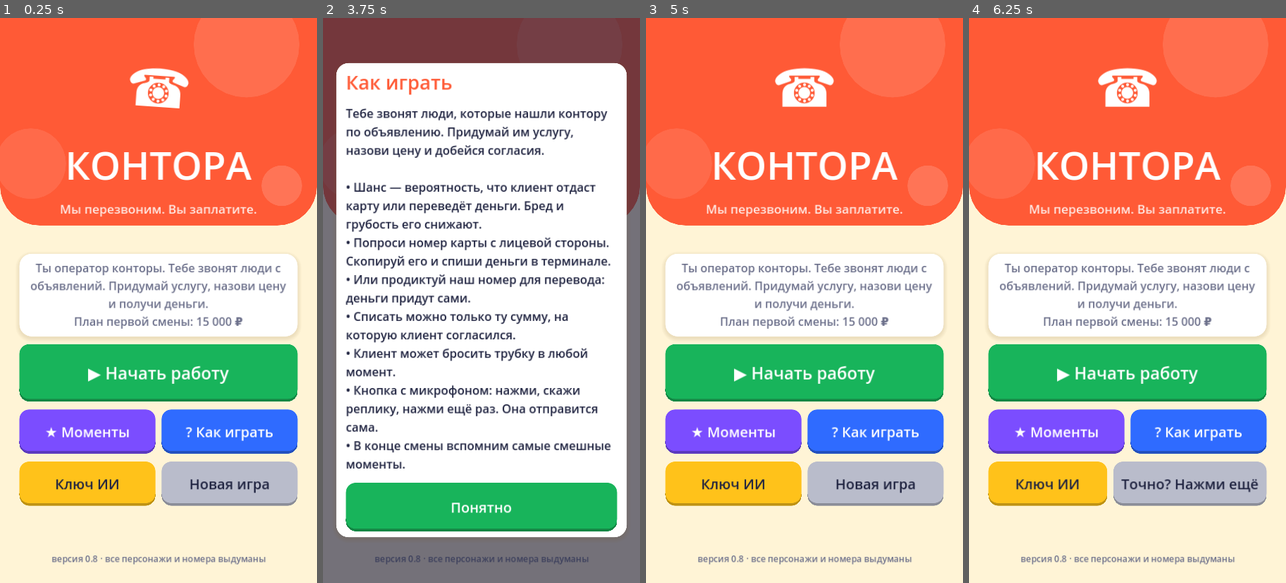
Above: before the commit, frames 1-4 (left to right).
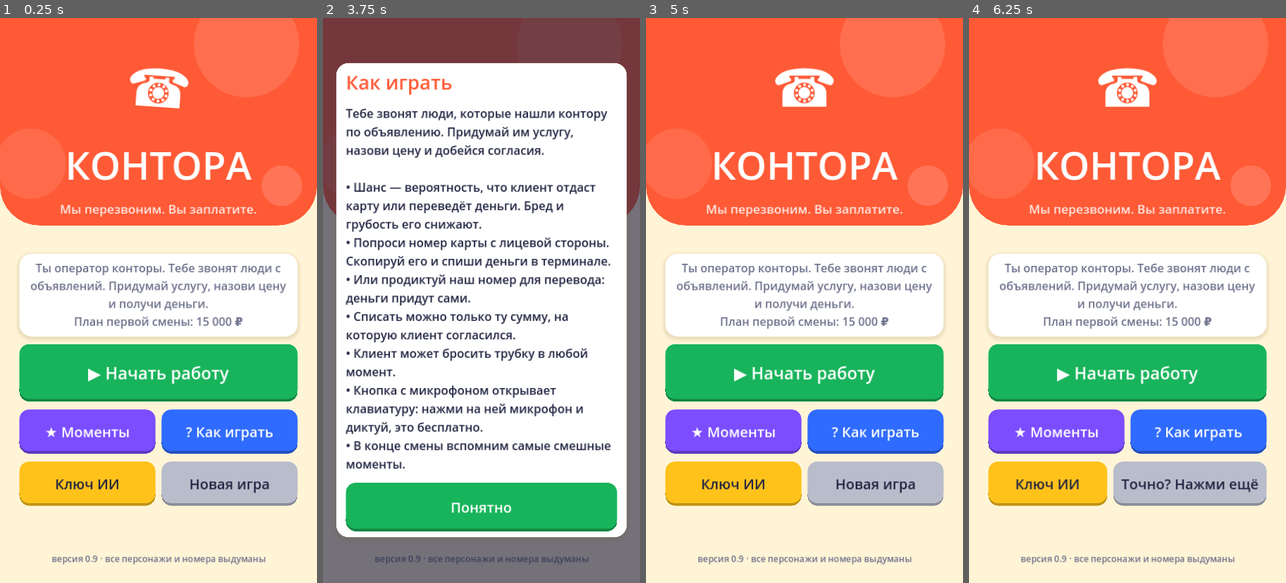
Above: after the commit, the same moments.

Repository: kokazolik/scumai
Game: Godot game, scene res://main.tscn
Same seed, same stepped clock (60 frames per second), same inputs: the game is played once before the commit and once after it.
Inputs:
- Up to frame 1 (0.25 s): no input
- Up to frame 2 (3.75 s): click "☎ Дальше" at 0.5 s; click "▶ Начать работу" at 1.25 s; click "▶ Начать работу" at 2 s; click "? Как играть" at 2.75 s; click "? Как играть" at 3.5 s
- Up to frame 3 (5 s): click "Новая игра" at 4.25 s
- Up to frame 4 (6.25 s): click "Новая игра" at 5 s; click "≡" at 5.75 s

The runs differ from the first frame. In frame 1, less than 0.1% of the frame differs, in the area x 29-31%, y 95-97%; in frame 2, 1.4%, in the area x 7-87%, y 65-97%; in frame 3, less than 0.1%; in frame 4, less than 0.1%.

Commit message:
v0.9: голос через бесплатную диктовку клавиатуры, длинные имена больше не ломают экран
Co-Authored-By: Claude Opus 5.5 <noreply@anthropic.com>
Claude-Session: https://claude.ai/code/session_01Asjs6gV3ucSs4DgrwBz737

Diff:
--- a/project.godot
+++ b/project.godot
@@ -28,7 +28,3 @@
 [input_devices]
 
 pointing/emulate_mouse_from_touch=true
-
-[audio]
-
-driver/enable_input=true
--- a/scripts/callers.gd
+++ b/scripts/callers.gd
@@ -150,7 +150,7 @@
 Характер должен намекать, на что он может повестись и что его насторожит.
 Не повторяй этих персонажей: %s.
 Ответь строго JSON без пояснений:
-{"name":"имя (можно с отчеством или прозвищем)","age":число,"source":"откуда узнал номер, одной фразой","reason":"зачем звонит, одной фразой","personality":"характер и слабые места, 1-2 фразы"}""" % [kind, ", ".join(avoid.slice(-12))]
+{"name":"имя, коротко, до 25 символов, без скобок и пояснений","age":число,"source":"откуда узнал номер, одной фразой","reason":"зачем звонит, одной фразой","personality":"характер и слабые места, 1-2 фразы"}""" % [kind, ", ".join(avoid.slice(-12))]
 	var res: Dictionary = await LLM.chat([
 		{"role": "system", "content": sys},
 		{"role": "user", "content": "Новый звонящий. Случайное число для разнообразия: %d" % randi()},
@@ -168,6 +168,9 @@
 	for k in ["name", "source", "reason", "personality"]:
 		if str(d.get(k, "")).strip_edges() == "":
 			return {}
-	return {"name": str(d["name"]).substr(0, 40), "age": clampi(int(d.get("age", 40)), 7, 999),
+	var nm := str(d["name"]).split("(")[0].split(",")[0].strip_edges()
+	if nm.length() > 30:
+		nm = nm.substr(0, 30).strip_edges()
+	return {"name": nm, "age": clampi(int(d.get("age", 40)), 7, 999),
 		"source": str(d["source"]), "reason": str(d["reason"]), "personality": str(d["personality"]),
 		"generated": true}
--- a/scripts/desktop.gd
+++ b/scripts/desktop.gd
@@ -4,7 +4,7 @@
 ## переписка, поле ввода с микрофоном, кнопки), платёжный терминал,
 ## итоги смены с «прикольными моментами». Весь интерфейс собирается кодом.
 
-const VERSION := "0.8"
+const VERSION := "0.9"
 const SAVE_PATH := "user://save.cfg"
 const SHIFT_CALLS := 8       # звонков в смене
 const FIRST_QUOTA := 15000   # план первой смены, ₽
@@ -92,9 +92,7 @@
 var menu_play_btn: Button
 var overlay_scrolls: Array = []  # прокрутки поверх звонка, их тоже тянем пальцем
 
-# Голос
-var recorder: VoiceRecorder
-var transcribing := false
+var voice_hint_shown := false
 
 
 func _ready() -> void:
@@ -130,11 +128,6 @@
 	add_child(terminal)
 	terminal.hide()
 
-	recorder = VoiceRecorder.new()
-	add_child(recorder)
-	get_tree().on_request_permissions_result.connect(func(perm: String, granted: bool):
-		if perm.ends_with("RECORD_AUDIO") and granted:
-			_add_note("Микрофон разрешён. Нажмите кнопку с микрофоном ещё раз.", C_BLUE))
 
 	_update_balance()
 	_set_controls()
@@ -459,7 +452,7 @@
 • Или продиктуй наш номер для перевода: деньги придут сами.
 • Списать можно только ту сумму, на которую клиент согласился.
 • Клиент может бросить трубку в любой момент.
-• Кнопка с микрофоном: нажми, скажи реплику, нажми ещё раз. Она отправится сама.
+• Кнопка с микрофоном открывает клавиатуру: нажми на ней микрофон и диктуй, это бесплатно.
 • В конце смены вспомним самые смешные моменты."""
 	var l := _label(text, 27, C_INK, true)
 	l.custom_minimum_size.x = 580
@@ -602,7 +595,7 @@
 	nv.add_theme_constant_override("separation", 2)
 	nv.size_flags_horizontal = Control.SIZE_EXPAND_FILL
 	top.add_child(nv)
-	caller_name = _label("Ждём звонка", 34)
+	caller_name = _label("Ждём звонка", 32, C_INK, true)
 	nv.add_child(caller_name)
 	caller_info = _label("", 23, C_MUTED, true)
 	nv.add_child(caller_info)
@@ -888,8 +881,6 @@
 
 
 func _next_call() -> void:
-	if recorder and recorder.recording:
-		recorder.stop()
 	_drop_session()
 	_close_terminal()
 	if shift_calls >= SHIFT_CALLS:
@@ -968,17 +959,17 @@
 
 func _set_controls() -> void:
 	var live := session != null and session.active
-	var talking := live and not session.busy and not transcribing
+	var talking := live and not session.busy
 	input.editable = talking
 	send_btn.disabled = not talking
-	mic_btn.disabled = not (talking or (recorder and recorder.recording))
+	mic_btn.disabled = not talking
 	hang_btn.disabled = not live
 	terminal_btn.text = "▤ Терминал ●" if dictated_card != "" else "▤ Терминал"
 	var last := shift_calls >= SHIFT_CALLS
 	next_btn.text = ("★ Итоги" if last else "☎ Дальше") if not live else ("★ Итоги" if last else "☎ Дальше")
 	_paint_button(next_btn, C_GREEN if (not live and session != null) else C_YELLOW)
 	if mic_icon:
-		mic_icon.queue_redraw()
+		mic_icon.modulate.a = 0.6 if mic_btn.disabled else 1.0
 
 
 func _scroll_down() -> void:
@@ -1003,7 +994,9 @@
 	var v := VBoxContainer.new()
 	v.add_theme_constant_override("separation", 2)
 	bubble.add_child(v)
-	v.add_child(_label(who, 21, C_ACCENT if mine else C_BLUE))
+	var who_l := _label(who, 21, C_ACCENT if mine else C_BLUE)
+	who_l.text_overrun_behavior = TextServer.OVERRUN_TRIM_ELLIPSIS
+	v.add_child(who_l)
 	v.add_child(_label(text, 28, C_INK, true))
 	var spacer := Control.new()
 	spacer.size_flags_horizontal = Control.SIZE_EXPAND_FILL
@@ -1090,8 +1083,6 @@
 	var msg := {"hung_up": "Клиент бросил трубку.", "operator": "Вы положили трубку.", "card_given": "Звонок завершён."}
 	var log_msg := {"hung_up": "клиент бросил трубку", "operator": "оператор положил трубку"}
 	_finish_record(log_msg.get(reason, "звонок завершён"))
-	if recorder.recording:
-		recorder.stop()
 	input.release_focus()
 	_add_note(msg.get(reason, "Звонок завершён.") + ("  Жмите «Итоги»." if shift_calls >= SHIFT_CALLS else "  Жмите «Дальше»."), C_INK, true)
 	_set_controls()
@@ -1184,41 +1175,19 @@
 
 # ---------- голос ----------
 
+## Голос: бесплатное распознавание самой клавиатуры (Google и др.).
+## Открываем клавиатуру, игрок жмёт на ней микрофон и диктует, текст сам
+## попадает в поле ввода. Платная нейронка для звука не нужна.
 func _on_mic() -> void:
-	if recorder.recording:
-		var wav := recorder.stop()
-		_set_controls()
-		if wav.size() < 44 + 16000:  # меньше полсекунды
-			_add_note("Слишком коротко. Нажмите микрофон, скажите фразу и нажмите ещё раз.", C_MUTED)
-			return
-		if VoiceRecorder.peak(wav) < 0.01:
-			_add_note("Ничего не слышно. Проверьте, что микрофон разрешён.", C_RED)
-			return
-		transcribing = true
-		status_label.text = "Распознаю голос…"
-		_set_controls()
-		var res: Dictionary = await LLM.transcribe(wav)
-		transcribing = false
-		status_label.text = ""
-		_set_controls()
-		if not res["ok"]:
-			_add_note("Голос не распознан: " + str(res["error"]), C_RED)
-			return
-		var t: String = res["text"].replace("\n", " ").strip_edges()
-		if t.is_empty():
-			_add_note("Речь не разобрать. Попробуйте ещё раз.", C_MUTED)
-			return
-		_say(t)
-		return
 	if session == null or not session.active or session.busy:
 		return
-	if not VoiceRecorder.has_permission():
-		VoiceRecorder.ask_permission()
-		_add_note("Разрешите доступ к микрофону.", C_BLUE)
-		return
-	input.release_focus()
-	recorder.start()
-	_set_controls()
+	input.grab_focus()
+	if DisplayServer.has_feature(DisplayServer.FEATURE_VIRTUAL_KEYBOARD):
+		DisplayServer.virtual_keyboard_show(input.text, Rect2(), DisplayServer.KEYBOARD_TYPE_MULTILINE)
+	if not voice_hint_shown:
+		voice_hint_shown = true
+		_add_note("Нажмите значок микрофона на клавиатуре и говорите. Текст появится в поле, потом жмите ➤.", C_PURPLE, true)
+	status_label.text = "Диктуйте через микрофон на клавиатуре"
 
 
 # ---------- ввод и клавиатура ----------
@@ -1234,17 +1203,6 @@
 
 
 func _process(_delta: float) -> void:
-	if recorder and recorder.recording:
-		var s := int(recorder.elapsed())
-		status_label.text = "● Запись %d:%02d · нажмите микрофон, чтобы отправить" % [s / 60, s % 60]
-		status_label.add_theme_color_override("font_color", C_RED)
-		mic_icon.queue_redraw()
-		if recorder.elapsed() > VoiceRecorder.MAX_SECONDS:
-			_on_mic()
-	elif status_label.get_theme_color("font_color") != C_MUTED:
-		status_label.add_theme_color_override("font_color", C_MUTED)
-		if status_label.text.begins_with("●"):
-			status_label.text = ""
 	_follow_keyboard()
 
 
@@ -1299,26 +1257,14 @@
 ## Значок микрофона, нарисованный вручную (эмодзи на телефонах показываются квадратиками).
 class MicIcon extends Control:
 	func _draw() -> void:
-		var btn := get_parent() as Button
-		var rec := false
-		var d = btn.get_parent().get_parent().get_parent().get_parent() if btn else null
-		if d and d.get("recorder") and d.recorder.recording:
-			rec = true
 		var c := size / 2.0
-		var col := Color.WHITE if not (btn and btn.disabled) else Color("f4f4f8")
-		if rec:
-			var pulse := 0.5 + 0.5 * sin(Time.get_ticks_msec() / 160.0)
-			draw_circle(c, 34 + 4 * pulse, Color(1, 1, 1, 0.25))
-			draw_rect(Rect2(c - Vector2(14, 14), Vector2(28, 28)), Color.WHITE)
-			return
-		# капсула
+		var col := Color.WHITE
 		var w := 22.0
 		var hh := 34.0
 		var top := c + Vector2(0, -24)
 		draw_circle(top + Vector2(0, w / 2), w / 2, col)
 		draw_rect(Rect2(top.x - w / 2, top.y + w / 2, w, hh - w), col)
 		draw_circle(top + Vector2(0, hh - w / 2), w / 2, col)
-		# дужка и ножка
 		draw_arc(c + Vector2(0, -2), 20, 0.15, PI - 0.15, 24, col, 4.0, true)
 		draw_line(c + Vector2(0, 18), c + Vector2(0, 28), col, 4.0)
 		draw_line(c + Vector2(-12, 28), c + Vector2(12, 28), col, 4.0)
--- a/scripts/openrouter_client.gd
+++ b/scripts/openrouter_client.gd
@@ -12,8 +12,6 @@
 
 const API_URL := "https://openrouter.ai/api/v1/chat/completions"
 const MODEL := "google/gemma-4-26b-a4b-it"
-## Модель, которая понимает звук: ей отправляем запись голоса и получаем текст.
-const STT_MODEL := "google/gemini-2.5-flash-lite"
 const RETRY_CODES := [429, 500, 502, 503, 504]
 
 var api_key := ""
@@ -109,17 +107,3 @@
 		return {"ok": false, "text": "", "error": msg}
 
 	return {"ok": false, "text": "", "error": "Не удалось получить ответ"}
-
-
-## Распознаёт речь: принимает WAV и возвращает {"ok", "text", "error"}.
-func transcribe(wav: PackedByteArray) -> Dictionary:
-	var msgs := [{"role": "user", "content": [
-		{"type": "text", "text": "Распиши дословно, что говорится в этой записи, по-русски. Верни только сам текст без кавычек и пояснений. Если речи нет, верни пустую строку."},
-		{"type": "input_audio", "input_audio": {"data": Marshalls.raw_to_base64(wav), "format": "wav"}},
-	]}]
-	var res := await chat(msgs, 0.0, 300, 1, STT_MODEL)
-	if res["ok"]:
-		res["text"] = str(res["text"]).strip_edges().trim_prefix("\"").trim_suffix("\"")
-	elif "402" in str(res["error"]) or "balance" in str(res["error"]):
-		res["error"] = "Для голоса на счёте OpenRouter нужно хотя бы $0.50"
-	return res
--- a/scripts/voice_recorder.gd
+++ /dev/null
@@ -1,111 +0,0 @@
-extends Node
-class_name VoiceRecorder
-## Запись с микрофона. Звук идёт в отдельную заглушённую шину "Record",
-## где AudioEffectRecord собирает его. После остановки отдаём WAV
-## (моно, 16 кГц, 16 бит), чтобы запрос к модели был небольшим.
-
-const BUS := "Record"
-const TARGET_RATE := 16000
-const MAX_SECONDS := 30.0
-
-var _player: AudioStreamPlayer
-var _effect: AudioEffectRecord
-var recording := false
-var started_at := 0.0
-
-
-func _ready() -> void:
-	var idx := AudioServer.get_bus_index(BUS)
-	if idx == -1:
-		AudioServer.add_bus()
-		idx = AudioServer.bus_count - 1
-		AudioServer.set_bus_name(idx, BUS)
-		AudioServer.set_bus_mute(idx, true)  # чтобы не слышать себя в динамике
-		AudioServer.add_bus_effect(idx, AudioEffectRecord.new())
-	_effect = AudioServer.get_bus_effect(idx, 0) as AudioEffectRecord
-	_player = AudioStreamPlayer.new()
-	_player.bus = BUS
-	add_child(_player)
-
-
-## На Android микрофон нужно разрешить. Возвращает true, если можно писать.
-static func has_permission() -> bool:
-	if OS.get_name() != "Android":
-		return true
-	return "android.permission.RECORD_AUDIO" in OS.get_granted_permissions()
-
-
-static func ask_permission() -> void:
-	if OS.get_name() == "Android":
-		OS.request_permission("android.permission.RECORD_AUDIO")
-
-
-func start() -> void:
-	if recording:
-		return
-	_player.stream = AudioStreamMicrophone.new()
-	_player.play()
-	_effect.set_recording_active(true)
-	recording = true
-	started_at = Time.get_ticks_msec() / 1000.0
-
-
-func elapsed() -> float:
-	return Time.get_ticks_msec() / 1000.0 - started_at if recording else 0.0
-
-
-## Останавливает запись и возвращает WAV-байты (пусто, если ничего не записалось).
-func stop() -> PackedByteArray:
-	if not recording:
-		return PackedByteArray()
-	recording = false
-	_effect.set_recording_active(false)
-	_player.stop()
-	var rec := _effect.get_recording()
-	if rec == null or rec.data.is_empty():
-		return PackedByteArray()
-	return to_wav(rec)
-
-
-## Переводит запись Godot (16 бит, обычно стерео 44.1/48 кГц) в моно 16 кГц.
-static func to_wav(rec: AudioStreamWAV) -> PackedByteArray:
-	var src := rec.data
-	var channels := 2 if rec.stereo else 1
-	var frames := src.size() / (2 * channels)
-	var step := float(rec.mix_rate) / TARGET_RATE
-	var pcm := PackedByteArray()
-	var n := int(frames / step)
-	pcm.resize(n * 2)
-	for i in n:
-		var f := int(i * step)
-		var acc := 0
-		for c in channels:
-			acc += src.decode_s16((f * channels + c) * 2)
-		pcm.encode_s16(i * 2, clampi(acc / channels, -32768, 32767))
-	var h := PackedByteArray()
-	h.resize(44)
-	h.encode_u32(0, 0x46464952)        # "RIFF"
-	h.encode_u32(4, 36 + pcm.size())
-	h.encode_u32(8, 0x45564157)        # "WAVE"
-	h.encode_u32(12, 0x20746d66)       # "fmt "
-	h.encode_u32(16, 16)
-	h.encode_u16(20, 1)                # PCM
-	h.encode_u16(22, 1)                # моно
-	h.encode_u32(24, TARGET_RATE)
-	h.encode_u32(28, TARGET_RATE * 2)
-	h.encode_u16(32, 2)
-	h.encode_u16(34, 16)
-	h.encode_u32(36, 0x61746164)       # "data"
-	h.encode_u32(40, pcm.size())
-	h.append_array(pcm)
-	return h
-
-
-## Громкость записи 0..1, чтобы понять, есть ли там вообще голос.
-static func peak(wav: PackedByteArray) -> float:
-	var m := 0
-	var i := 44
-	while i + 1 < wav.size():
-		m = maxi(m, absi(wav.decode_s16(i)))
-		i += 64
-	return m / 32768.0
Not shown, changed: export_presets.cfg
Not shown, removed: apk/kontora-0.8.apk
Not shown, added: apk/kontora-0.9.apk
